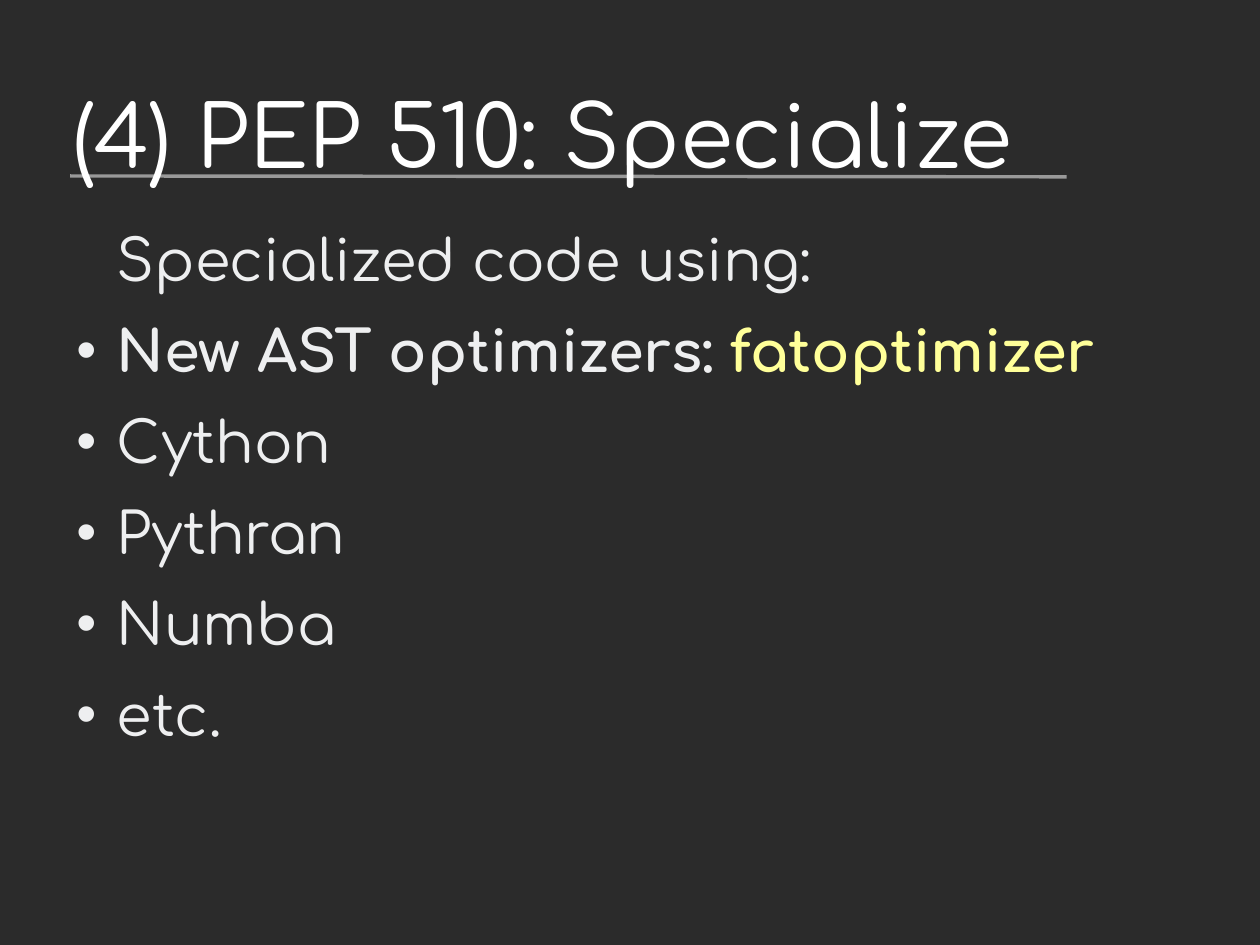
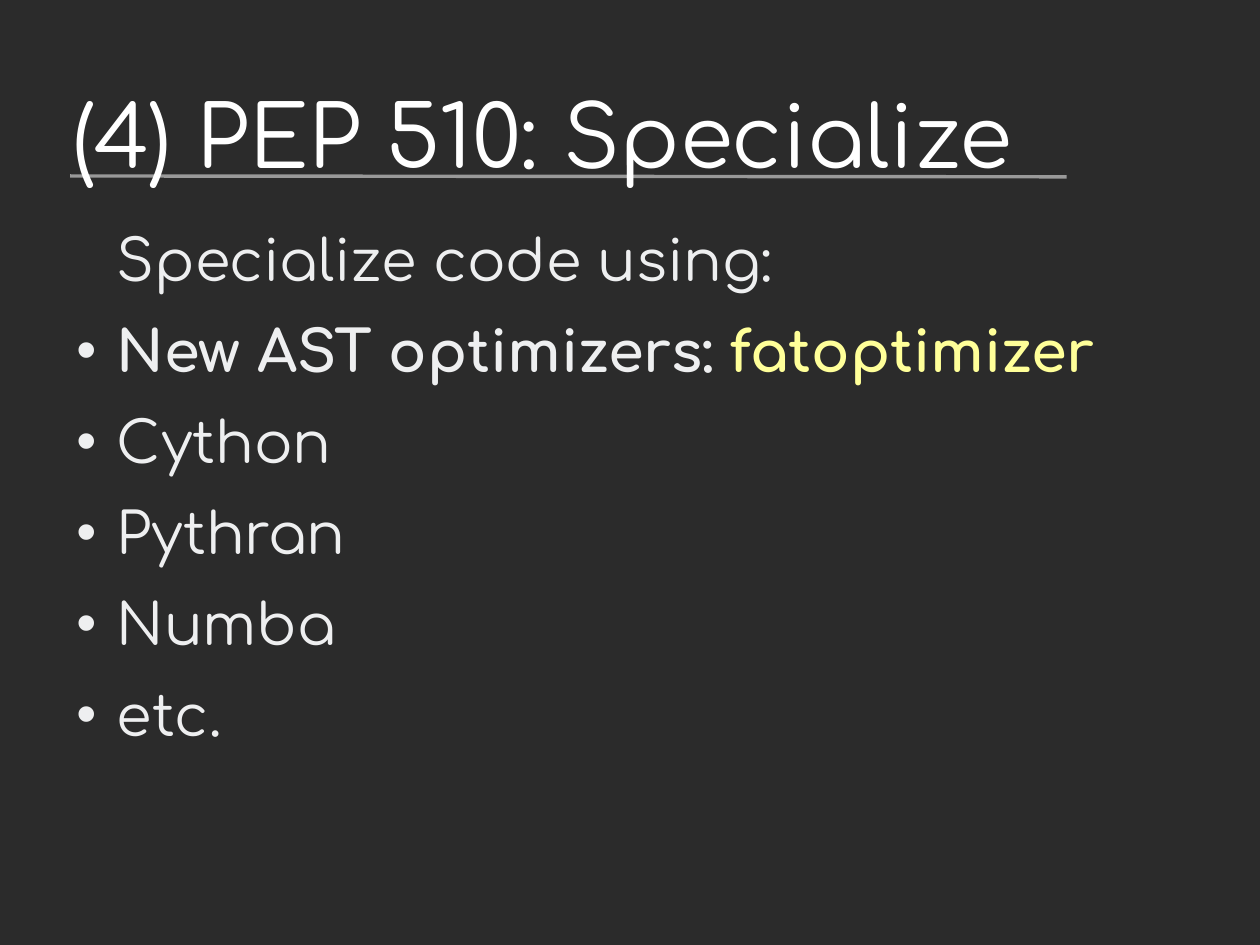
Before and after one commit to vstinner/talks, a slide deck: slide 35 of 2016-FOSDEM/fat_python.odp. Drawn at 1260x945 pixels with LibreOffice and Linux fonts; fonts in the diff are those of the drawing; background and template pictures are left out; a plain dark background stands for a picture behind light text. Boxes give left, top, right and bottom in pixels: in the first picture for what was removed or moved away, otherwise in the second. Text is boxed around its words. In the diff, an @@ line names an element or a change of style, - is before the commit and + after.

```diff
--- a/2016-FOSDEM/fat_python.odp
+++ b/2016-FOSDEM/fat_python.odp
@@ text at <box>117,236,772,295</box>: text changed @@
-Specialized code using:
+Specialize code using:
```
Also in this commit, not shown: 8 other slides changed, 4 slides added, 1 other file.
